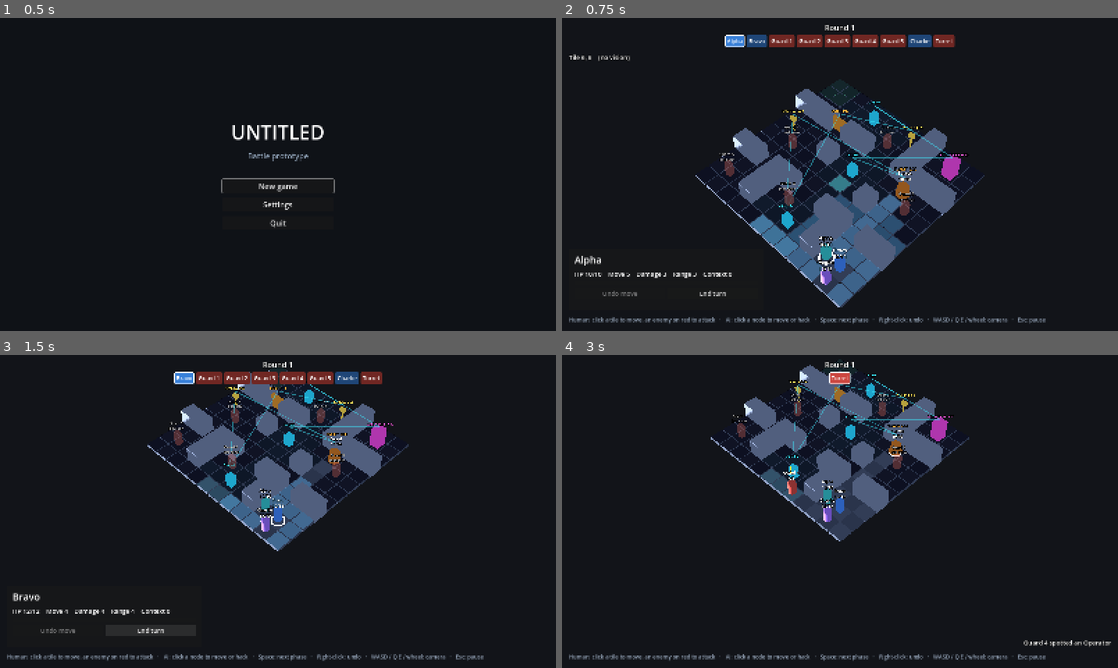
Above: before the commit, frames 1-4 (two rows, left to right).
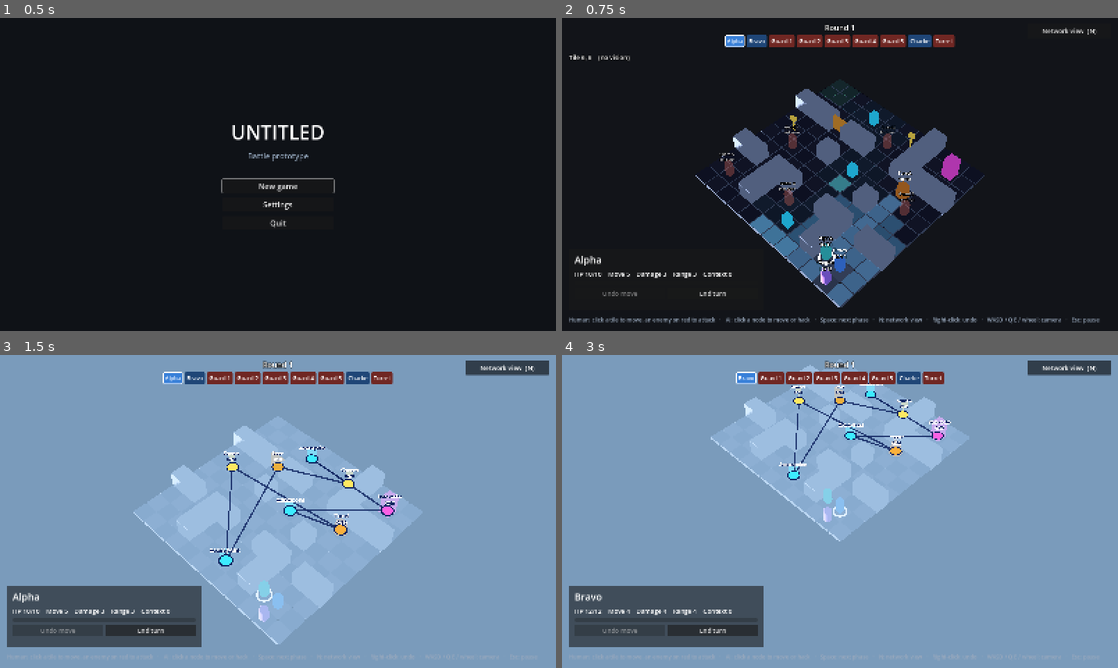
Above: after the commit, the same moments.

Repository: matthewsirbaugh/strategy-game-idea
Game: Godot game, scene res://ui/title_menu.tscn
The game is run twice, just before and just after one commit, with the same random seed, the same clock (stepped at 60 frames per second) and the same inputs.
Inputs:
- Up to frame 1 (0.5 s): no input
- Up to frame 2 (0.75 s): click "New game" at 0.5 s
- Up to frame 3 (1.5 s): click "End turn" (after the commit: "Network view (N)") at 1.25 s
- Up to frame 4 (3 s): click "End turn" at 2 s; click "End turn" (after the commit: "Network view (N)") at 2.75 s

Frame 1 is identical in both runs. In frame 2, 1.0% of the frame differs, in the area x 39-97%, y 3-98%; in frame 3, 98%; in frame 4, 100%, in the area x 0-100%, y 0-100%.

Commit message:
Make the network its own layer: hidden by default, shown in the AI phase or with N
When shown, the map behind it is blurred and washed light blue and the network draws on top.

Co-Authored-By: Claude Opus 5.5 <noreply@anthropic.com>

Diff:
--- a/game/battle/battle.gd
+++ b/game/battle/battle.gd
@@ -2,14 +2,10 @@
 
 const MOVE_COLOR := Color(0.3, 0.6, 1.0, 0.35)
 const ATTACK_COLOR := Color(1.0, 0.3, 0.3, 0.5)
-const NETWORK_COLOR := Color(0.2, 0.85, 1.0, 0.5)
-const AGENT_NODE_COLOR := Color(1.0, 1.0, 1.0, 0.45)
 const FOG_COLOR := Color(0.02, 0.02, 0.06, 0.68)
 const GHOST_ALPHA := 0.3
 const ENEMY_TURN_PAUSE := 0.35
-const HOP_SECONDS := 0.15
-const AGENT_Y := 1.9
-const CHOICE_LAYERS: Array[String] = ["move", "attack", "network", "agent"]
+const CHOICE_LAYERS: Array[String] = ["move", "attack"]
 
 @export var map: MapData
 @export var operators: Array[UnitDef] = []
@@ -20,11 +16,11 @@
 var state: BattleState
 var _views := {}
 var _ghosts := {}
-var _agents := {}
 var _tethers := {}
 var _busy := true
 
 @onready var _grid: GridView = $GridView
+@onready var _network: NetworkView = $NetworkView
 @onready var _camera_rig: CameraRig = $CameraRig
 @onready var _hover: MeshInstance3D = $HoverHighlight
 @onready var _active_ring: MeshInstance3D = $ActiveRing
@@ -34,13 +30,13 @@
 func _ready() -> void:
 	state = BattleState.new(map, operators, guard, turret, node_defs)
 	_grid.build(state, operators[0].tether_range)
+	_network.build(state, _grid)
 	for unit in state.units:
 		var view := UnitView.new()
 		add_child(view)
 		view.setup(unit, _grid.cell_to_world(unit.cell))
 		_views[unit.id] = view
 		if unit.is_player():
-			_agents[unit.id] = _make_agent(unit)
 			_tethers[unit.id] = GridView.make_beam(0.03, Color(unit.def.color, 0.8))
 			add_child(_tethers[unit.id])
 		else:
@@ -51,6 +47,7 @@
 	_hud.hack_pressed.connect(_hack)
 	_hud.compact_pressed.connect(_compact)
 	_hud.door_pressed.connect(_toggle_door)
+	_hud.network_toggled.connect(_set_network)
 	_refresh_fog()
 	_next_turn()
 
@@ -71,6 +68,9 @@
 
 
 func _unhandled_input(event: InputEvent) -> void:
+	if event.is_action_pressed("toggle_network"):
+		_set_network(not _network.visible)
+		return
 	if _busy:
 		return
 	if event.is_action_pressed("end_turn"):
@@ -88,6 +88,7 @@
 func _next_turn() -> void:
 	_busy = true
 	_clear_choices()
+	_set_network(false)
 	var unit := state.begin_next_turn()
 	_hud.show_turn(state)
 	if unit == null:
@@ -111,10 +112,9 @@
 	var unit := state.active
 	_clear_choices()
 	if state.phase == BattleState.Phase.AGENT:
-		var nodes := state.agent_destinations(unit).map(func(id: String) -> Vector2i: return state.map.node_cell(id))
-		_grid.set_overlay("network", nodes, NETWORK_COLOR)
-		_grid.set_overlay("agent", [state.map.node_cell(unit.agent_node)], AGENT_NODE_COLOR)
+		_network.highlight(state.agent_destinations(unit), unit.agent_node)
 	else:
+		_network.highlight([], "")
 		var moves := state.destinations(unit)
 		moves.erase(unit.cell)
 		_grid.set_overlay("move", moves, MOVE_COLOR)
@@ -134,6 +134,8 @@
 				_toggle_door()
 		elif id != "" and state.agent_destinations(unit).has(id):
 			_agent_action(state.agent_move(unit, id))
+		return
+	if _network.visible:
 		return
 	var target := state.unit_at(cell)
 	if target and state.player_sees(target) and state.can_attack(unit, target, unit.cell):
@@ -154,6 +156,8 @@
 	_clear_choices()
 	await _play(state.end_human_phase(state.active))
 	if state.phase == BattleState.Phase.AGENT:
+		_set_network(true)
+		_camera_rig.keep_in_view(_network.node_position(state.active.agent_node))
 		_show_options()
 		_busy = false
 	else:
@@ -175,7 +179,7 @@
 		return
 	state.undo_move(unit)
 	_views[unit.id].position = _grid.cell_to_world(unit.cell)
-	_refresh_agents()
+	_network.refresh()
 	_refresh_fog()
 	_show_options()
 
@@ -233,16 +237,17 @@
 				if state.player_sees(unit):
 					_hud.log_line("%s lost track" % unit.display_name)
 			"connect":
-				_refresh_agents()
+				_network.refresh()
 				_hud.log_line("%s's AI connects" % unit.display_name)
 			"disconnect":
-				_refresh_agents()
+				_network.refresh()
 				_hud.log_line("%s left the access point's range. The AI was pulled out" % unit.display_name)
 			"agent_move":
-				await _move_agent(unit, event["path"])
+				await _network.move_agent(unit, event["path"])
 			"hack":
 				var node: String = event["node"]
-				_float_text(_grid.node_position(node, 1.8), "+%d" % event["points"], GridView.NODE_COLORS["access"])
+				_float_text(_network.node_position(node) + Vector3(0, 1.0, 0), "+%d" % event["points"], Color.WHITE)
+				_network.refresh()
 				_hud.log_line("%s's AI hacks the %s: +%d" % [unit.display_name, state.node_def(node).display_name.to_lower(), event["points"]])
 				_grid.update_nodes(state)
 				await get_tree().create_timer(0.35, false).timeout
@@ -255,7 +260,7 @@
 	for unit_view: UnitView in _views.values():
 		unit_view.refresh()
 	_grid.update_nodes(state)
-	_refresh_agents()
+	_network.refresh()
 	_refresh_fog()
 	_hud.show_turn(state)
 
@@ -273,14 +278,6 @@
 		await view.walk(points, shown)
 	elif not points.is_empty():
 		view.position = points.back()
-
-
-func _move_agent(unit: Unit, path: Array) -> void:
-	var orb: MeshInstance3D = _agents[unit.id]
-	var tween := create_tween()
-	for id in path:
-		tween.tween_property(orb, "position", _agent_position(unit, id), HOP_SECONDS)
-	await tween.finished
 
 
 func _any_seen(events: Array[Dictionary]) -> bool:
@@ -312,35 +309,13 @@
 			ghost.position = _grid.cell_to_world(state.known[id])
 
 
-func _refresh_agents() -> void:
-	for id in _agents:
-		var unit: Unit = state.units[id]
-		var orb: MeshInstance3D = _agents[id]
-		orb.visible = unit.agent_node != ""
-		if orb.visible:
-			orb.position = _agent_position(unit, unit.agent_node)
-
-
-# Side by side, so several AIs on one node stay readable.
-func _agent_position(unit: Unit, node: String) -> Vector3:
-	return _grid.node_position(node, AGENT_Y) + Vector3((unit.id - 1) * 0.3, 0, 0)
-
-
-func _make_agent(unit: Unit) -> MeshInstance3D:
-	var sphere := SphereMesh.new()
-	sphere.radius = 0.17
-	sphere.height = 0.34
-	var material := StandardMaterial3D.new()
-	material.albedo_color = unit.def.color
-	material.emission_enabled = true
-	material.emission = unit.def.color
-	material.emission_energy_multiplier = 1.5
-	var orb := MeshInstance3D.new()
-	orb.mesh = sphere
-	orb.material_override = material
-	orb.visible = false
-	add_child(orb)
-	return orb
+# The network layer covers the map, so the hover highlight has to draw above it while it's up.
+func _set_network(shown: bool) -> void:
+	_network.visible = shown
+	_hud.set_network_shown(shown)
+	var hover: StandardMaterial3D = _hover.material_override
+	hover.no_depth_test = shown
+	hover.render_priority = NetworkView.Order.RING if shown else 0
 
 
 func _make_ghost(unit: Unit) -> Node3D:
@@ -373,6 +348,8 @@
 
 func _float_text(at: Vector3, text: String, color: Color) -> void:
 	var label := UnitView.make_label(56, 0.0)
+	label.render_priority = NetworkView.Order.LABEL + 2
+	label.outline_render_priority = NetworkView.Order.LABEL + 1
 	label.text = text
 	label.modulate = color
 	label.position = at
@@ -399,7 +376,10 @@
 		_hud.set_hover("")
 		return
 	_hover.position = _grid.cell_to_world(cell) + Vector3(0, 0.02, 0)
-	_hud.set_hover(_describe(cell))
+	var text := _describe(cell)
+	if _network.visible and state.phase == BattleState.Phase.HUMAN:
+		text += "    ·    Network view: press N to return to the map"
+	_hud.set_hover(text)
 
 
 func _describe(cell: Vector2i) -> String:
--- a/game/battle/battle.tscn
+++ b/game/battle/battle.tscn
@@ -18,6 +18,7 @@
 [ext_resource type="Resource" path="res://content/nodes/camera.tres" id="16"]
 [ext_resource type="Resource" path="res://content/nodes/turret.tres" id="17"]
 [ext_resource type="Resource" path="res://content/nodes/cache.tres" id="18"]
+[ext_resource type="Script" path="res://battle/network_view.gd" id="19"]
 
 [sub_resource type="Environment" id="Env"]
 background_mode = 1
@@ -61,6 +62,9 @@
 [node name="GridView" type="Node3D" parent="."]
 script = ExtResource("2")
 
+[node name="NetworkView" type="Node3D" parent="."]
+script = ExtResource("19")
+
 [node name="HoverHighlight" type="MeshInstance3D" parent="."]
 visible = false
 mesh = SubResource("HoverMesh")
--- a/game/battle/grid_view.gd
+++ b/game/battle/grid_view.gd
@@ -8,8 +8,6 @@
 const ACCESS_Y := 0.007
 const FOG_Y := 0.009
 const OVERLAY_Y := 0.012
-# The network floats above the walls, like a subway map over the city.
-const LINK_Y := 1.45
 
 const NODE_COLORS := {
 	"access": Color(0.2, 0.85, 1.0),
@@ -18,17 +16,9 @@
 	"turret": Color(0.95, 0.55, 0.2),
 	"cache": Color(0.95, 0.3, 0.8),
 }
-const NODE_LABELS := {
-	"access": "ACCESS",
-	"camera": "CAMERA",
-	"door": "DOOR",
-	"turret": "TURRET",
-	"cache": "DATA CACHE",
-}
 const BREACHED_COLOR := Color(0.35, 1.0, 0.6)
 const EXTRACTION_COLOR := Color(0.3, 1.0, 0.5, 0.3)
 const ACCESS_ZONE_COLOR := Color(0.2, 0.85, 1.0, 0.12)
-const LINK_COLOR := Color(0.2, 0.85, 1.0, 0.45)
 
 var map: MapData
 var _overlay_mesh := PlaneMesh.new()
@@ -58,33 +48,24 @@
 	for cell in map.extraction():
 		_add_mesh(_overlay_mesh, extraction, cell_to_world(cell) + Vector3(0, EXTRACTION_Y, 0))
 	for id in map.node_ids():
-		if NODE_LABELS.has(map.node_kind(id)):
-			_build_node(id)
-	_build_links()
+		_build_node(id)
 	_build_access_zones(tether_range)
 	update_nodes(state)
 
 
+# The physical side of a breach: a door opens, a hacked camera or cache turns the player's color.
 func update_nodes(state: BattleState) -> void:
 	for id in _nodes:
 		var part: Dictionary = _nodes[id]
-		var kind := map.node_kind(id)
-		var def := state.node_def(id)
-		var label: Label3D = part["label"]
-		label.text = NODE_LABELS[kind]
 		if state.breached.has(id):
-			label.text += "  ·  " + _breached_text(kind, state.is_door_open(id))
-			label.modulate = BREACHED_COLOR
 			var material: StandardMaterial3D = part["material"]
 			material.albedo_color = BREACHED_COLOR
 			material.emission = BREACHED_COLOR * 0.35
-		elif def and def.goal > 0:
-			label.text += "  %d/%d" % [state.breach.get(id, 0), def.goal]
-		if kind == "door":
+		if map.node_kind(id) == "door":
 			part["shape"].visible = not state.is_door_open(id)
 
 
-func node_position(id: String, height := LINK_Y) -> Vector3:
+func node_position(id: String, height := 0.0) -> Vector3:
 	return cell_to_world(map.node_cell(id)) + Vector3(0, height, 0)
 
 
@@ -142,6 +123,8 @@
 
 func _build_node(id: String) -> void:
 	var kind := map.node_kind(id)
+	if kind == "turret":
+		return
 	var cell := map.node_cell(id)
 	var root := Node3D.new()
 	root.position = cell_to_world(cell)
@@ -162,19 +145,7 @@
 			shape = _add_box(root, Vector3(1.0, 1.0, 0.2) if spans_x else Vector3(0.2, 1.0, 1.0), 0.5, material)
 		"cache":
 			shape = _add_box(root, Vector3(0.7, 1.3, 0.7), 0.65, material)
-	# The turret's body is its unit view, so its label sits above the unit's own.
-	var label := UnitView.make_label(32, 2.15 if kind == "turret" else 1.7)
-	label.modulate = color
-	root.add_child(label)
-	_nodes[id] = {"label": label, "material": material, "shape": shape}
-
-
-func _build_links() -> void:
-	for link in map.links:
-		var ends := link.split("-")
-		var beam := make_beam(0.04, LINK_COLOR)
-		add_child(beam)
-		place_beam(beam, node_position(ends[0]), node_position(ends[1]))
+	_nodes[id] = {"material": material, "shape": shape}
 
 
 func _build_access_zones(tether_range: int) -> void:
@@ -189,19 +160,6 @@
 				if map.in_bounds(cell) and not map.is_wall(cell) and Grid.distance(cell, center_cell) <= tether_range and not zone.has(cell):
 					zone.append(cell)
 	set_overlay("access", zone, ACCESS_ZONE_COLOR, ACCESS_Y)
-
-
-func _breached_text(kind: String, door_open: bool) -> String:
-	match kind:
-		"door":
-			return "OPEN" if door_open else "LOCKED"
-		"camera":
-			return "YOURS"
-		"turret":
-			return "OFFLINE"
-		"cache":
-			return "SECURED"
-	return ""
 
 
 func _add_box(parent: Node3D, size: Vector3, center_y: float, material: Material) -> MeshInstance3D:
--- a/game/battle/hud.gd
+++ b/game/battle/hud.gd
@@ -6,6 +6,7 @@
 signal hack_pressed
 signal compact_pressed
 signal door_pressed
+signal network_toggled(shown: bool)
 
 const PLAYER_COLOR := Color(0.22, 0.5, 0.85)
 const ENEMY_COLOR := Color(0.8, 0.28, 0.25)
@@ -24,6 +25,7 @@
 @onready var _compact: Button = %Compact
 @onready var _door: Button = %Door
 @onready var _end_turn: Button = %EndTurn
+@onready var _network_toggle: Button = %NetworkToggle
 @onready var _log: VBoxContainer = %Log
 @onready var _result: Control = %Result
 @onready var _result_label: Label = %ResultLabel
@@ -37,6 +39,7 @@
 	_compact.pressed.connect(compact_pressed.emit)
 	_door.pressed.connect(door_pressed.emit)
 	_end_turn.pressed.connect(end_turn_pressed.emit)
+	_network_toggle.toggled.connect(network_toggled.emit)
 	_restart.pressed.connect(SceneRouter.goto_battle)
 	_quit.pressed.connect(SceneRouter.goto_title)
 
@@ -85,6 +88,10 @@
 	_end_turn.text = "End turn"
 
 
+func set_network_shown(shown: bool) -> void:
+	_network_toggle.set_pressed_no_signal(shown)
+
+
 func set_hover(text: String) -> void:
 	_hover.text = text
 
--- a/game/battle/hud.tscn
+++ b/game/battle/hud.tscn
@@ -37,6 +37,22 @@
 mouse_filter = 2
 theme_override_constants/separation = 6
 alignment = 1
+
+[node name="NetworkToggle" type="Button" parent="Root"]
+unique_name_in_owner = true
+layout_mode = 1
+anchors_preset = 1
+anchor_left = 1.0
+anchor_right = 1.0
+offset_left = -260.0
+offset_top = 16.0
+offset_right = -20.0
+offset_bottom = 58.0
+grow_horizontal = 0
+focus_mode = 0
+theme_override_font_sizes/font_size = 18
+toggle_mode = true
+text = "Network view  (N)"
 
 [node name="HoverLabel" type="Label" parent="Root"]
 unique_name_in_owner = true
@@ -163,7 +179,7 @@
 grow_vertical = 0
 theme_override_colors/font_color = Color(0.6, 0.66, 0.74, 1)
 theme_override_font_sizes/font_size = 16
-text = "Human: click a tile to move, an enemy on red to attack   ·   AI: click a node to move or hack   ·   Space: next phase   ·   Right-click: undo   ·   WASD / Q E / wheel: camera   ·   Esc: pause"
+text = "Human: click a tile to move, an enemy on red to attack   ·   AI: click a node to move or hack   ·   Space: next phase   ·   N: network view   ·   Right-click: undo   ·   WASD / Q E / wheel: camera   ·   Esc: pause"
 
 [node name="Result" type="CenterContainer" parent="Root"]
 unique_name_in_owner = true
--- /dev/null
+++ b/game/battle/network_backdrop.gdshader
@@ -0,0 +1,20 @@
+shader_type spatial;
+render_mode unshaded, depth_test_disabled, depth_draw_never, cull_disabled, fog_disabled, shadows_disabled;
+
+// Covers the screen with a blurred, blue-washed copy of the physical map, so the network drawn on
+// top reads as its own layer. The screen copy only holds opaque geometry, so labels and overlays
+// drawn earlier drop out as well.
+uniform sampler2D screen_texture : hint_screen_texture, filter_linear_mipmap;
+uniform vec3 wash : source_color = vec3(0.62, 0.8, 1.0);
+uniform float wash_strength : hint_range(0.0, 1.0) = 0.55;
+uniform float blur : hint_range(0.0, 6.0) = 3.0;
+
+void vertex() {
+	POSITION = vec4(VERTEX.xy, 1.0, 1.0);
+}
+
+void fragment() {
+	vec3 world = textureLod(screen_texture, SCREEN_UV, blur).rgb;
+	ALBEDO = mix(world, wash, wash_strength);
+	ALPHA = 1.0;
+}
--- /dev/null
+++ b/game/battle/network_view.gd
@@ -0,0 +1,198 @@
+class_name NetworkView
+extends Node3D
+
+# The network as its own layer. When shown, the backdrop blurs and blue-washes the physical map,
+# and everything here draws on top of it. Depth testing is off, so render priority alone sets the
+# draw order within the layer.
+
+enum Order { BACKDROP = 1, LINK, RIM, DISC, RING, AGENT_RIM, AGENT, LABEL_OUTLINE, LABEL }
+
+const BACKDROP_SHADER := preload("res://battle/network_backdrop.gdshader")
+const FLOOR_Y := 0.08
+const AGENT_Y := 0.3
+const HOP_SECONDS := 0.15
+const INK := Color(0.07, 0.13, 0.3)
+const REACHABLE := Color(0.1, 0.45, 1.0)
+const CURRENT := Color(1.0, 1.0, 1.0)
+const BREACHED := Color(0.25, 0.85, 0.45)
+
+var _state: BattleState
+var _grid: GridView
+var _nodes := {}
+var _agents := {}
+
+
+func build(state: BattleState, grid: GridView) -> void:
+	_state = state
+	_grid = grid
+	add_child(_make_backdrop())
+	for link in state.map.links:
+		var ends := link.split("-")
+		var beam := GridView.make_beam(0.07, Color(INK, 0.85))
+		_draw_on_top(beam.material_override, Order.LINK)
+		add_child(beam)
+		GridView.place_beam(beam, node_position(ends[0]), node_position(ends[1]))
+	for id in state.map.node_ids():
+		_build_node(id)
+	for unit in state.units:
+		if unit.is_player():
+			_agents[unit.id] = _build_agent(unit)
+	visible = false
+	refresh()
+
+
+func node_position(id: String) -> Vector3:
+	return _grid.cell_to_world(_state.map.node_cell(id)) + Vector3(0, FLOOR_Y, 0)
+
+
+func refresh() -> void:
+	for id in _nodes:
+		var part: Dictionary = _nodes[id]
+		var def := _state.node_def(id)
+		var kind := _state.map.node_kind(id)
+		var label: Label3D = part["label"]
+		var disc: StandardMaterial3D = part["disc"]
+		label.text = def.display_name
+		if _state.breached.has(id):
+			label.text += "\n" + _status(id, kind)
+			disc.albedo_color = BREACHED
+		else:
+			disc.albedo_color = GridView.NODE_COLORS[kind]
+			if def.goal > 0:
+				label.text += "\n%d/%d" % [_state.breach.get(id, 0), def.goal]
+	for id in _agents:
+		var unit: Unit = _state.units[id]
+		var agent: Node3D = _agents[id]
+		agent.visible = unit.agent_node != ""
+		if agent.visible:
+			agent.position = _agent_position(unit, unit.agent_node)
+
+
+func highlight(reachable: Array, current: String) -> void:
+	for id in _nodes:
+		var ring: MeshInstance3D = _nodes[id]["ring"]
+		ring.visible = id == current or reachable.has(id)
+		var material: StandardMaterial3D = ring.material_override
+		material.albedo_color = CURRENT if id == current else REACHABLE
+
+
+func move_agent(unit: Unit, path: Array) -> void:
+	var agent: Node3D = _agents[unit.id]
+	var tween := create_tween()
+	for id in path:
+		tween.tween_property(agent, "position", _agent_position(unit, id), HOP_SECONDS)
+	await tween.finished
+
+
+func _build_node(id: String) -> void:
+	var at := node_position(id)
+	_add_disc(at, 0.4, INK, Order.RIM)
+	var disc := _add_disc(at, 0.32, GridView.NODE_COLORS[_state.map.node_kind(id)], Order.DISC)
+	var torus := TorusMesh.new()
+	torus.inner_radius = 0.46
+	torus.outer_radius = 0.56
+	var ring := MeshInstance3D.new()
+	ring.mesh = torus
+	ring.material_override = _material(CURRENT, Order.RING)
+	ring.position = at
+	ring.visible = false
+	add_child(ring)
+	var label := Label3D.new()
+	label.billboard = BaseMaterial3D.BILLBOARD_ENABLED
+	label.no_depth_test = true
+	label.render_priority = Order.LABEL
+	label.outline_render_priority = Order.LABEL_OUTLINE
+	label.font_size = 44
+	label.outline_size = 16
+	label.pixel_size = 0.006
+	label.modulate = INK
+	label.outline_modulate = Color.WHITE
+	label.position = at + Vector3(0, 0.95, 0)
+	add_child(label)
+	_nodes[id] = {"disc": disc, "ring": ring, "label": label}
+
+
+func _build_agent(unit: Unit) -> Node3D:
+	var agent := Node3D.new()
+	agent.add_child(_sphere(0.3, Color.WHITE, Order.AGENT_RIM))
+	agent.add_child(_sphere(0.24, unit.def.color, Order.AGENT))
+	agent.visible = false
+	add_child(agent)
+	return agent
+
+
+# Centered on the node, or side by side when several AIs share it.
+func _agent_position(unit: Unit, id: String) -> Vector3:
+	var sharing: Array[int] = []
+	for other in _state.units:
+		if other.is_player() and other.agent_node == id:
+			sharing.append(other.id)
+	var offset := 0.0
+	if sharing.has(unit.id):
+		offset = (sharing.find(unit.id) - (sharing.size() - 1) / 2.0) * 0.45
+	return node_position(id) + Vector3(offset, AGENT_Y, 0)
+
+
+func _add_disc(at: Vector3, radius: float, color: Color, order: int) -> StandardMaterial3D:
+	var mesh := CylinderMesh.new()
+	mesh.top_radius = radius
+	mesh.bottom_radius = radius
+	mesh.height = 0.02
+	var material := _material(color, order)
+	var disc := MeshInstance3D.new()
+	disc.mesh = mesh
+	disc.material_override = material
+	disc.position = at
+	add_child(disc)
+	return material
+
+
+func _sphere(radius: float, color: Color, order: int) -> MeshInstance3D:
+	var mesh := SphereMesh.new()
+	mesh.radius = radius
+	mesh.height = radius * 2.0
+	var sphere := MeshInstance3D.new()
+	sphere.mesh = mesh
+	sphere.material_override = _material(color, order)
+	return sphere
+
+
+func _make_backdrop() -> MeshInstance3D:
+	var quad := QuadMesh.new()
+	quad.size = Vector2(2, 2)
+	var material := ShaderMaterial.new()
+	material.shader = BACKDROP_SHADER
+	material.render_priority = Order.BACKDROP
+	var backdrop := MeshInstance3D.new()
+	backdrop.mesh = quad
+	backdrop.material_override = material
+	# The shader places the quad over the whole screen, so it must never be frustum-culled.
+	backdrop.extra_cull_margin = 16384.0
+	return backdrop
+
+
+func _status(id: String, kind: String) -> String:
+	match kind:
+		"door":
+			return "open" if _state.is_door_open(id) else "locked"
+		"camera":
+			return "yours"
+		"turret":
+			return "offline"
+		"cache":
+			return "secured"
+	return ""
+
+
+static func _material(color: Color, order: int) -> StandardMaterial3D:
+	var material := StandardMaterial3D.new()
+	material.albedo_color = color
+	_draw_on_top(material, order)
+	return material
+
+
+static func _draw_on_top(material: StandardMaterial3D, order: int) -> void:
+	material.transparency = BaseMaterial3D.TRANSPARENCY_ALPHA
+	material.shading_mode = BaseMaterial3D.SHADING_MODE_UNSHADED
+	material.no_depth_test = true
+	material.render_priority = order
--- a/game/project.godot
+++ b/game/project.godot
@@ -71,6 +71,10 @@
 "deadzone": 0.2,
 "events": [Object(InputEventMouseButton,"button_index":2,"pressed":true)]
 }
+toggle_network={
+"deadzone": 0.2,
+"events": [Object(InputEventKey,"physical_keycode":78)]
+}
 
 [rendering]
 
Not shown: 1 places in game/battle/battle.tscn that only renumber resources
Not shown, added: game/battle/network_backdrop.gdshader.uid
Not shown, added: game/battle/network_view.gd.uid
Not shown, added: game/tests/test_hacking.gd.uid
Not shown, changed: explorations/battle-mvp.md
